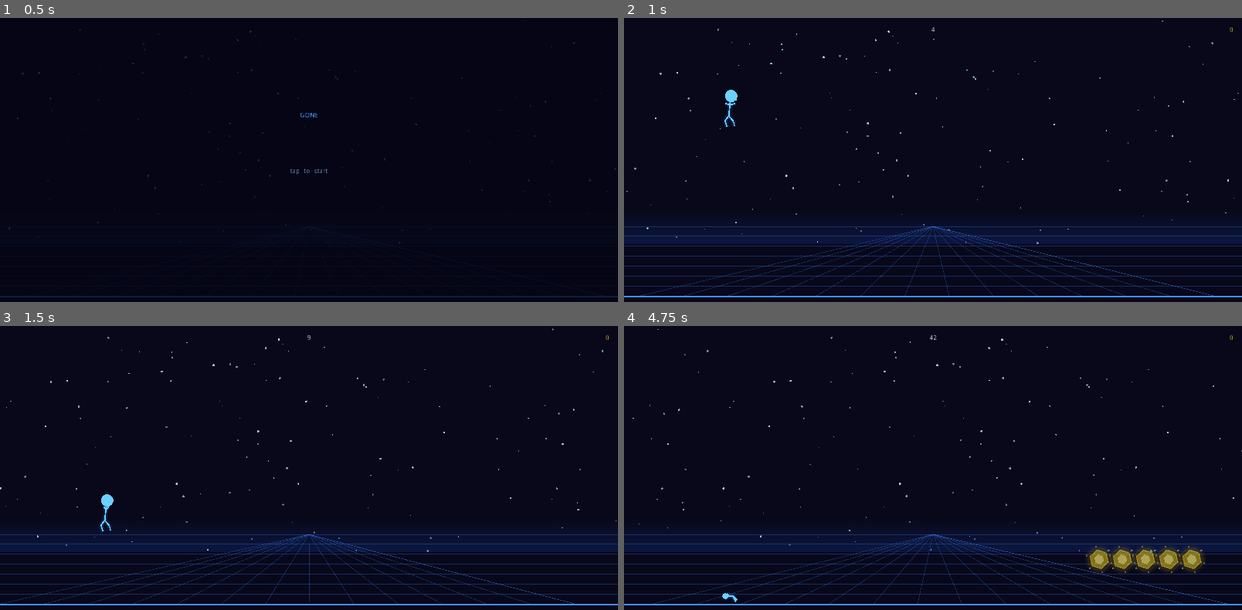
Above: before the commit, frames 1-4 (two rows, left to right).
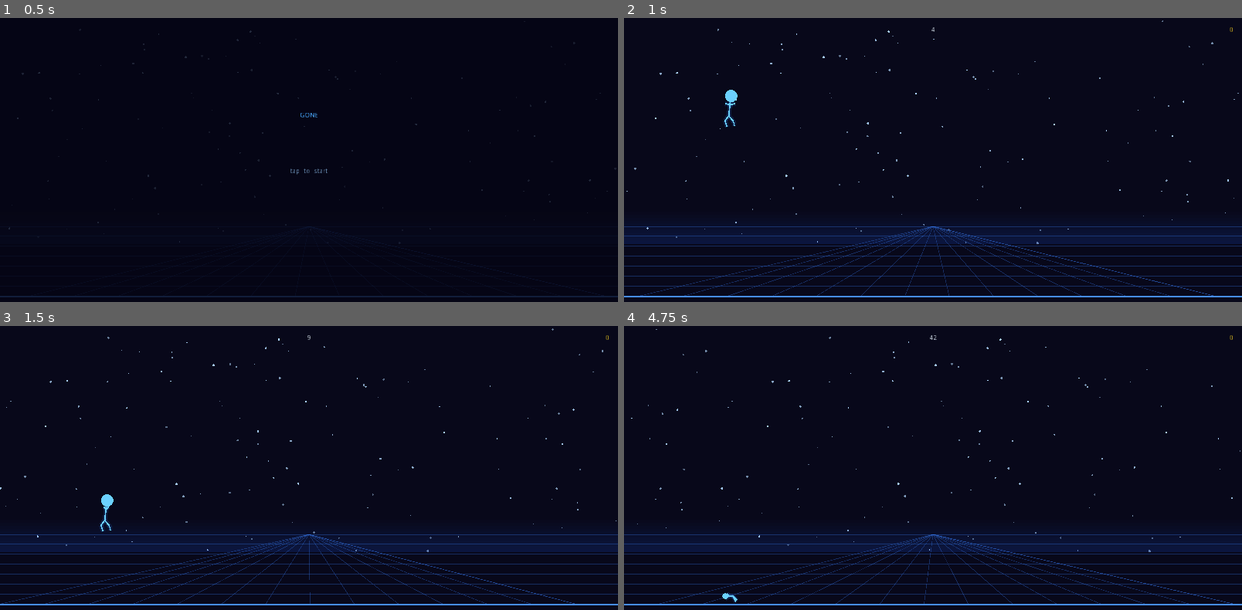
Above: after the commit, the same moments.

Repository: Charles2339/Gone-Game
Game: Godot game, scene res://scenes/Main.tscn
Same seed, same stepped clock (60 frames per second), same inputs: the game is played once before the commit and once after it.
Inputs (mouse positions are in pixels of both pictures, inside the frame that each line leads up to):
- Up to frame 1 (0.5 s): no input
- Up to frame 2 (1 s): tap Enter at 0.5, 0.6 s; move the mouse to (1068, 174) at 0.52 s; hold Up from 0.53 s (still down); click (1068, 174) at 0.67 s; tap Space at 0.77 s
- Up to frame 3 (1.5 s): keep holding Up; move the mouse to (185, 516) at 1.27 s; tap Enter at 1.35 s
- Up to frame 4 (4.75 s): tap Space at 1.52, 3.02, 3.77, 4.52 s; move the mouse to (994, 422) at 2.02 s; release Up at 2.03 s; hold Down 2.03-2.78 s; tap Enter every 0.75 s from 2.1 to 4.35 s; move the mouse to (902, 570) at 2.77 s; hold Up 2.78-4.28 s; click (902, 570) at 2.92 s; move the mouse to (1118, 550) at 3.52 s; move the mouse to (747, 448) at 4.27 s; hold Down from 4.28 s (still down)

Frame 1 is identical in both runs. In frame 2, less than 0.1% of the frame differs, in the area x 3-98%, y 8-98%; in frame 3, 0.2%; in frame 4, 3.0%, in the area x 1-100%, y 1-98%.
Error before the commit: Invalid call. Nonexistent function 'setup' in base 'KinematicBody2D'. (res://scripts/ObstacleSpawner.gd:71)
Error after the commit: Invalid call. Nonexistent function 'setup' in base 'KinematicBody2D'. (res://scripts/ObstacleSpawner.gd:134)

Commit message:
gameplay overhaul: physics, stickman anims, ragdoll, parallax, coins, bg fix

Diff:
--- a/scripts/ObstacleSpawner.gd
+++ b/scripts/ObstacleSpawner.gd
@@ -1,15 +1,19 @@
 extends Node2D
 
 export var ground_y   : float = 580.0
-export var spawn_x    : float = 1400.0
+export var spawn_x    : float = 1420.0
 export var base_speed : float = 480.0
 
 var obstacle_scene : PackedScene
 var coin_scene     : PackedScene
-var spawn_timer    : float = 0.0
-var spawn_interval : float = 2.2
 var speed          : float = 480.0
 var score          : float = 0.0
+
+var spawn_timer    : float = 1.6
+var min_gap_time   : float = 1.85
+
+# Track obstacle world-x ranges so coins never spawn inside them
+var obstacle_ranges : Array = []
 
 func _ready():
 	obstacle_scene = preload("res://scenes/Obstacle.tscn")
@@ -19,67 +23,129 @@
 
 func _process(delta):
 	score += delta
-	# gradually increase speed
-	speed = base_speed + score * 18.0
-	speed = min(speed, 900.0)
-	# gradually decrease interval
-	spawn_interval = max(0.95, 2.2 - score * 0.025)
+	speed = min(base_speed + score * 15.0, 860.0)
+	min_gap_time = max(1.10, 1.90 - score * 0.013)
+
+	# Slide obstacle x-ranges with the world
+	var i = obstacle_ranges.size() - 1
+	while i >= 0:
+		obstacle_ranges[i]["xl"] -= speed * delta
+		obstacle_ranges[i]["xr"] -= speed * delta
+		if obstacle_ranges[i]["xr"] < -100:
+			obstacle_ranges.remove(i)
+		i -= 1
 
 	spawn_timer -= delta
 	if spawn_timer <= 0.0:
-		spawn_timer = spawn_interval + randf() * 0.4
-		_spawn_wave()
+		spawn_timer = min_gap_time + randf() * 0.45
+		_pick_wave()
 
-func _spawn_wave():
+func _pick_wave():
 	var roll = randf()
-	if roll < 0.55:
-		_spawn_obstacle()
-	elif roll < 0.80:
-		_spawn_obstacle()
-		_spawn_coin_row()
+	if roll < 0.48:
+		_spawn_single()
+	elif roll < 0.70:
+		_spawn_obs_then_coins()
+	elif roll < 0.86:
+		_spawn_coin_arc()
 	else:
-		_spawn_coin_row()
+		# Two obstacles with a mandatory safe gap between them
+		_spawn_single()
+		var t = Timer.new()
+		add_child(t)
+		t.wait_time = 1.05 + randf() * 0.55
+		t.one_shot  = true
+		t.connect("timeout", self, "_on_gap_timer", [t])
+		t.start()
 
-func _spawn_obstacle():
-	var obs = obstacle_scene.instance()
-	add_child(obs)
-	var kind_roll = randf()
+func _on_gap_timer(t: Timer):
+	t.queue_free()
+	_spawn_single()
+
+func _build_params() -> Dictionary:
+	var roll  = randf()
+	var phase = clamp(score / 45.0, 0.0, 1.0)
 	var kind  : String
 	var w     : float
 	var h     : float
 	var pos_y : float
 
-	if kind_roll < 0.40:
-		# short ground obstacle — must jump over
+	if roll < 0.33 + 0.08 * (1.0 - phase):
 		kind  = "low"
-		w     = 38.0
-		h     = 55.0 + randf() * 35.0
+		w     = 34.0 + randf() * 18.0
+		h     = 46.0 + randf() * 28.0        # 46-74 px — climbable
 		pos_y = ground_y - h * 0.5
-	elif kind_roll < 0.70:
-		# tall ground obstacle — must slide under... add a gap
-		kind  = "high"
-		w     = 42.0
-		h     = 110.0 + randf() * 30.0
+	elif roll < 0.60:
+		kind  = "med"
+		w     = 36.0 + randf() * 16.0
+		h     = 80.0 + randf() * 28.0        # 80-108 px — must jump
+		pos_y = ground_y - h * 0.5
+	elif roll < 0.78 + phase * 0.08:
+		kind  = "tall"
+		w     = 32.0 + randf() * 14.0
+		h     = 114.0 + randf() * 28.0       # 114-142 px — double jump
 		pos_y = ground_y - h * 0.5
 	else:
-		# hanging top obstacle — duck/slide under
-		kind  = "top"
-		w     = 50.0
-		h     = 65.0
-		pos_y = ground_y - 140.0 - h * 0.5   # hanging from above
+		kind  = "hang"
+		w     = 60.0 + randf() * 35.0
+		h     = 46.0 + randf() * 22.0
+		# Bottom of obstacle must be above player-sliding head (~540)
+		# Player head when sliding: position.y - 40 = 580-40 = 540
+		# Leave 12px safety margin → bottom at 552 max
+		# pos_y is CENTER, so pos_y = bottom - h/2
+		var bottom = 530.0 + randf() * 18.0
+		pos_y = bottom - h * 0.5
 
+	return {"kind": kind, "w": w, "h": h, "pos_y": pos_y}
+
+func _spawn_single():
+	var p = _build_params()
+	_create_obstacle(p.kind, p.w, p.h, p.pos_y)
+
+func _spawn_obs_then_coins():
+	var p = _build_params()
+	_create_obstacle(p.kind, p.w, p.h, p.pos_y)
+	if p.kind == "hang": return
+	# Coins arc over the obstacle
+	var coin_y   = p.pos_y - p.h * 0.5 - 52.0
+	coin_y       = max(coin_y, 170.0)
+	var count    = 3 + randi() % 3
+	var gap      = 54.0
+	var start_cx = spawn_x + p.w * 0.5 + 30.0
+	for i in range(count):
+		var cx = start_cx + i * gap
+		var cy = coin_y - sin(float(i) / float(count - 1) * PI) * 30.0
+		_try_coin(cx, cy)
+
+func _spawn_coin_arc():
+	var count  = 4 + randi() % 4
+	var arc_h  = 70.0 + randf() * 100.0
+	var base_y = ground_y - 100.0
+	var gap    = 52.0
+	for i in range(count):
+		var t  = float(i) / float(max(count - 1, 1))
+		var cx = spawn_x + i * gap
+		var cy = base_y - arc_h * sin(t * PI)
+		_try_coin(cx, cy)
+
+func _create_obstacle(kind: String, w: float, h: float, pos_y: float):
+	var obs = obstacle_scene.instance()
+	add_child(obs)
 	obs.setup(speed, kind, w, h)
 	obs.position = Vector2(spawn_x, pos_y)
+	# Register range with padding so coins don't land on/inside it
+	obstacle_ranges.append({
+		"xl": spawn_x - w * 0.5 - 24.0,
+		"xr": spawn_x + w * 0.5 + 24.0,
+		"ty": pos_y - h * 0.5
+	})
 
-func _spawn_coin_row():
-	var count = 3 + randi() % 4
-	var gap   = 48.0
-	var start_x = spawn_x
-	var y = ground_y - 90.0 - randf() * 60.0
-
-	for i in range(count):
-		var coin = coin_scene.instance()
-		add_child(coin)
-		coin.setup(speed)
-		coin.position = Vector2(start_x + i * gap, y)
-		coin.connect("coin_collected", get_parent(), "_on_coin_collected")
+func _try_coin(cx: float, cy: float):
+	for r in obstacle_ranges:
+		if cx >= r["xl"] and cx <= r["xr"] and cy >= r["ty"] - 18.0:
+			return
+	var coin = coin_scene.instance()
+	add_child(coin)
+	coin.setup(speed)
+	coin.position = Vector2(cx, cy)
+	coin.connect("coin_collected", get_parent(), "_on_coin_collected")
